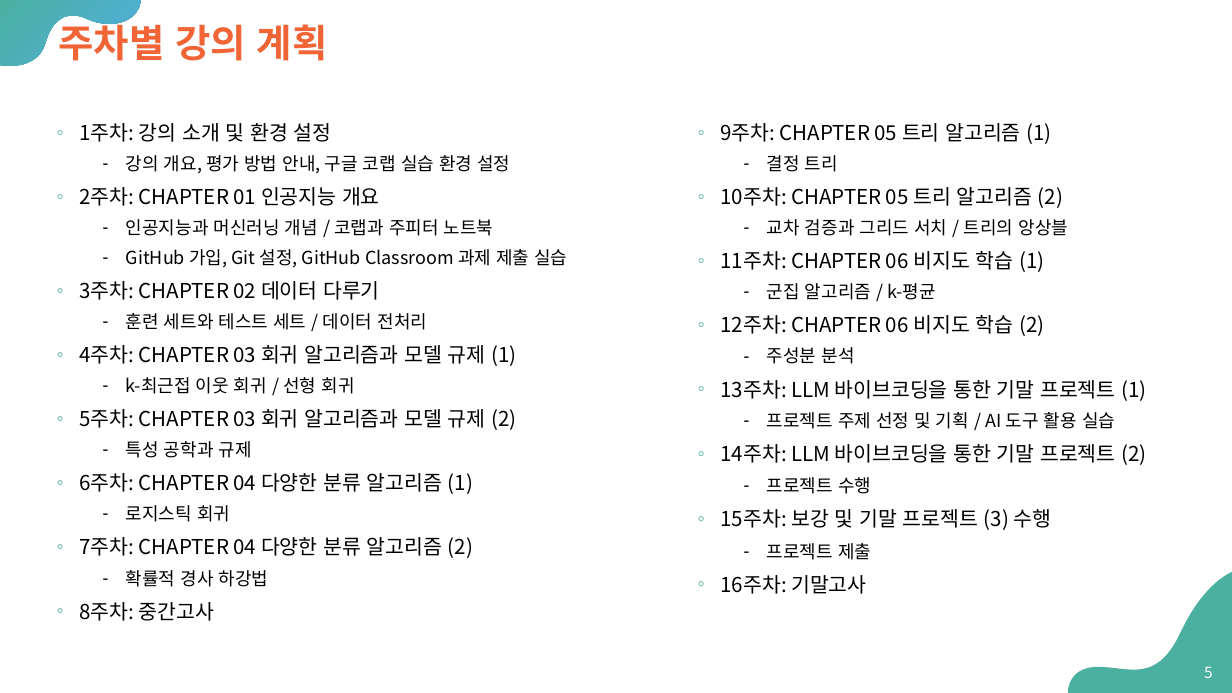
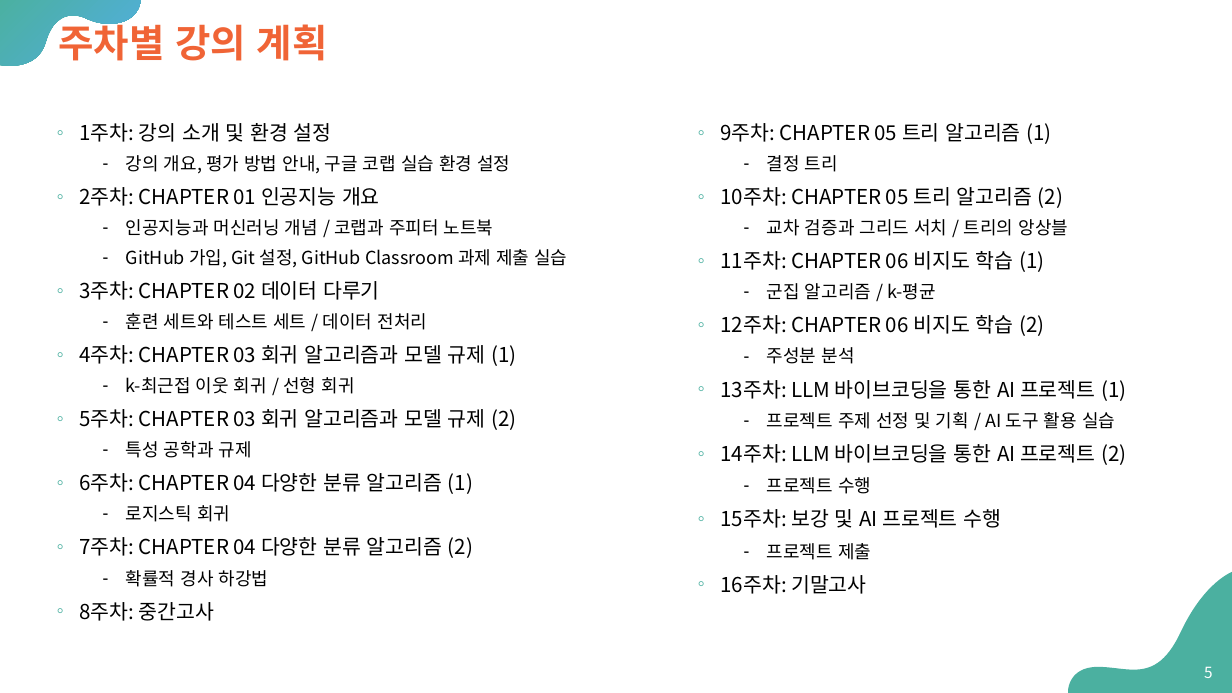
Before and after one commit to Sangdon-Park/Sangdon-Park.github.io, a slide deck: slide 5 of data/인공지능/00 - preview.pptx. Drawn at 1232x693 pixels with LibreOffice and Linux fonts; fonts in the diff are those of the drawing. Boxes give left, top, right and bottom in pixels: in the first picture for what was removed or moved away, otherwise in the second. Text is boxed around its words. In the diff, an @@ line names an element or a change of style, - is before the commit and + after.

```diff
--- a/data/인공지능/00 - preview.pptx
+++ b/data/인공지능/00 - preview.pptx
@@ text at (721, 380, 1126, 401): text changed @@
-◦ 13주차: LLM 바이브코딩을 통한 기말 프로젝트 (1)
+◦ 13주차: LLM 바이브코딩을 통한 AI 프로젝트 (1)
@@ text at (721, 444, 1126, 465): text changed @@
-◦ 14주차: LLM 바이브코딩을 통한 기말 프로젝트 (2)
+◦ 14주차: LLM 바이브코딩을 통한 AI 프로젝트 (2)
@@ text at (721, 509, 1001, 528): text changed @@
-◦ 15주차: 보강 및 기말 프로젝트 (3) 수행
+◦ 15주차: 보강 및 AI 프로젝트 수행
```
Also in this commit, not shown: 25 other files.
